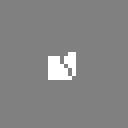
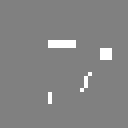
The second w=128, h=128 image is a revision of the first. Changes to its layers:
added group "magicien" with 14 layers above "archer" over (x1=48, y1=40, x2=112, y2=104)
added group "magicien - dos" with 2 layers in group "magicien" over (x1=48, y1=40, x2=112, y2=104)
added layer "magicien - dos - talbier" in group "magicien - dos" over (x1=48, y1=40, x2=112, y2=104)
hid group "archer" (14 layers) over (x1=48, y1=40, x2=112, y2=104)
